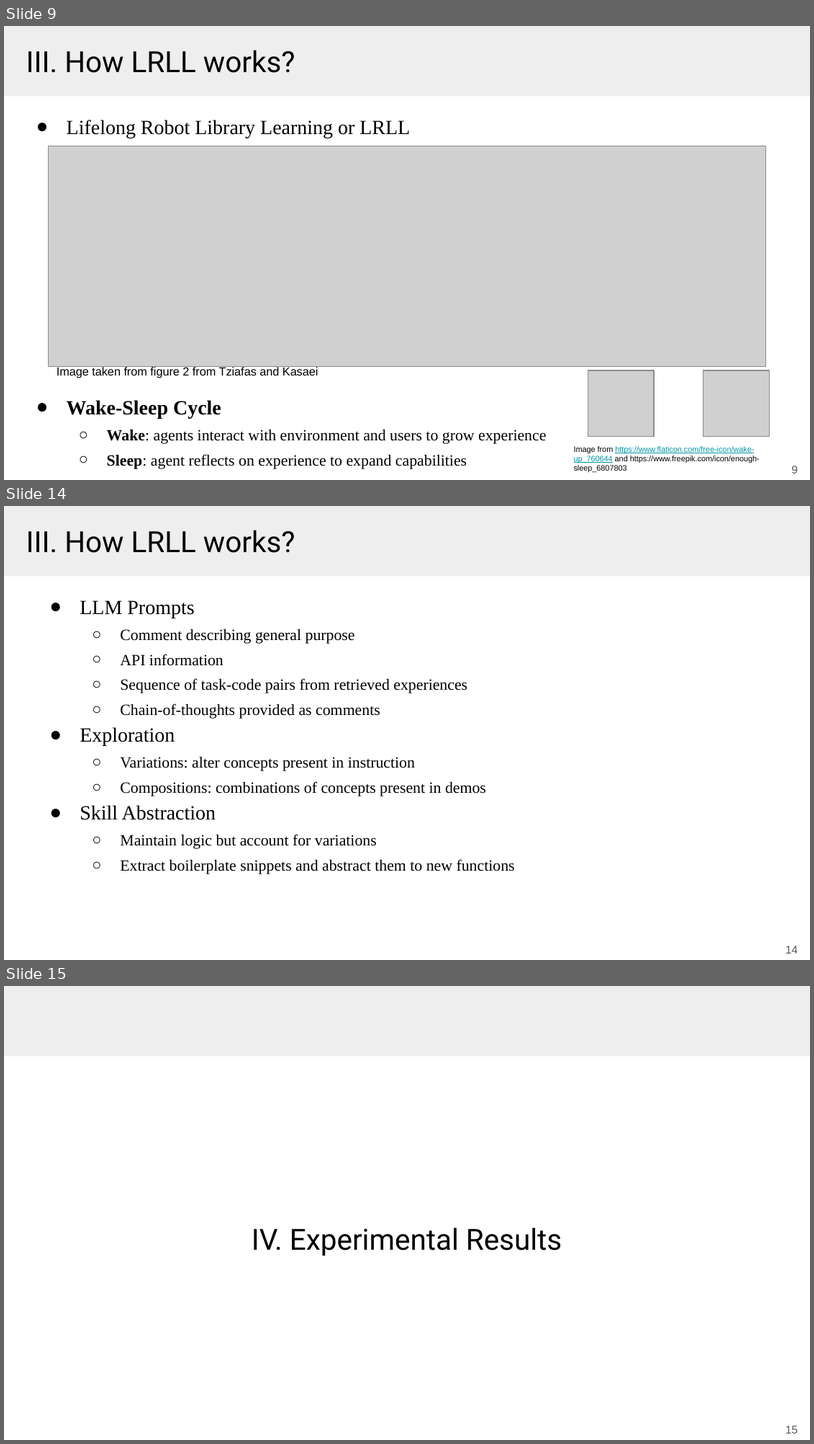
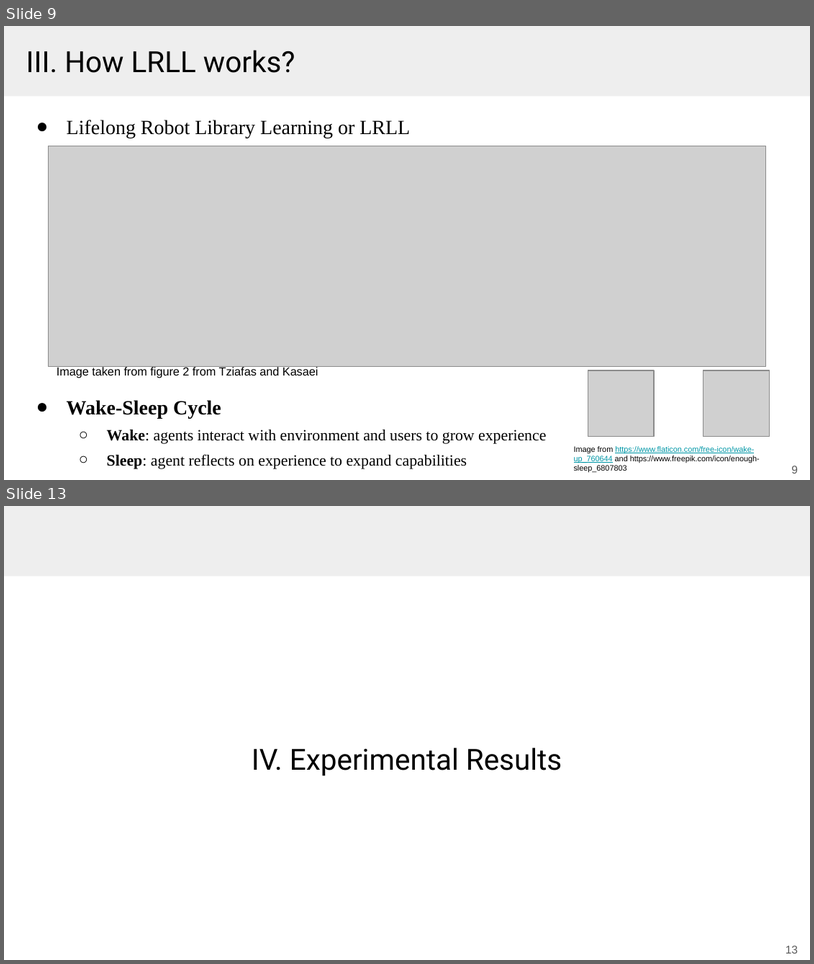
Before and after one commit to Tazering/UVA-CS, a slide deck: CS-6501_Kuo/paper presentation/lifelong_robot_presentation.pptx. Shown one above the other, each under a label of ours: slides 9, 14 and 15 before the commit, slides 9 and 13 after it; the slides between them are not shown. The pictures are 814x1444 and 814x964 pixels, drawn with LibreOffice and Linux fonts; fonts in the diff are those of the drawing; grey boxes stand for pictures. Boxes give left, top, right and bottom in pixels: in the first picture for what was removed or moved away, otherwise in the second. Text is boxed around its words. In the diff, an @@ line names an element or a change of style, - is before the commit and + after.

```diff
--- a/CS-6501_Kuo/paper presentation/lifelong_robot_presentation.pptx
+++ b/CS-6501_Kuo/paper presentation/lifelong_robot_presentation.pptx
@@ slide 14 removed at box(4, 506, 810, 960), background #FFFFFF; not listed: 1 template element that a slide beside it also shows @@
@@ title removed at box(26, 530, 296, 553) @@
-III. How LRLL works?
@@ text removed at box(80, 600, 515, 874) @@
-● LLM Prompts
-  ○ Comment describing general purpose
-  ○ API information
-  ○ Sequence of task-code pairs from retrieved experiences
-  ○ Chain-of-thoughts provided as comments
-● Exploration
-  ○ Variations: alter concepts present in instruction
-  ○ Compositions: combinations of concepts present in demos
-● Skill Abstraction
-  ○ Maintain logic but account for variations
-  ○ Extract boilerplate snippets and abstract them to new functions
@@ page number removed at box(758, 941, 806, 957) @@
-14
@@ page number removed at box(786, 945, 798, 953) @@
-14
@@ what was slide 15 is now slide 13 @@
@@ page number at box(758, 941, 806, 957): text changed @@
-15
+13
@@ page number at box(786, 945, 798, 953): text changed @@
-15
+13
```
Also in this commit, not shown: 12 slides changed, 3 slides added, 5 other slides removed, 2 other files.
